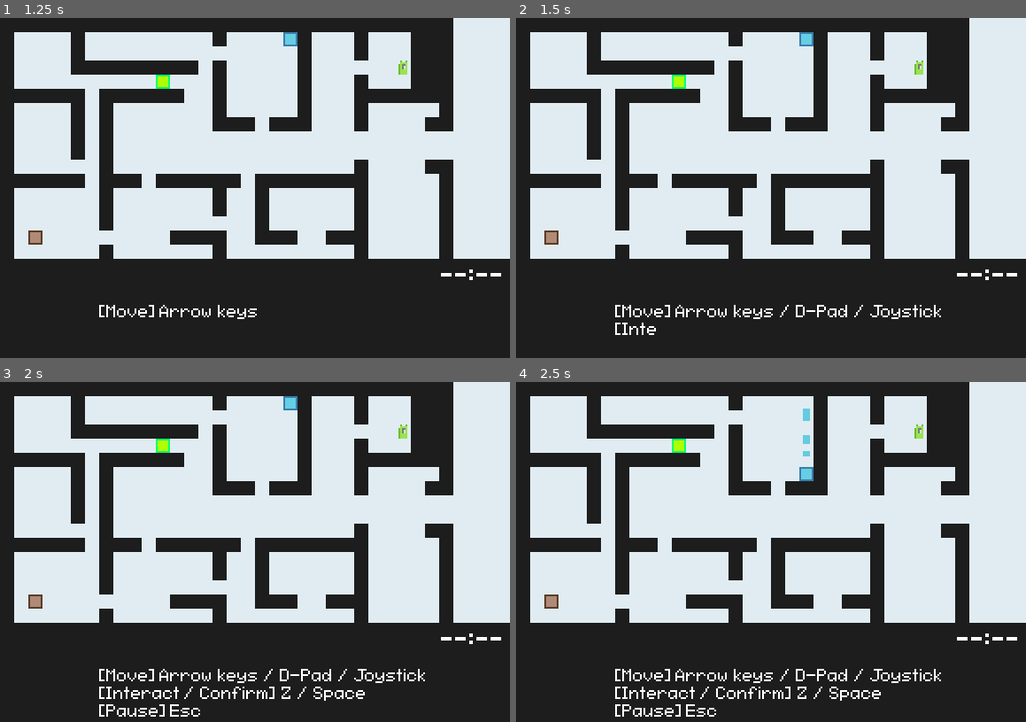
Above: before the commit, frames 1-4 (two rows, left to right).
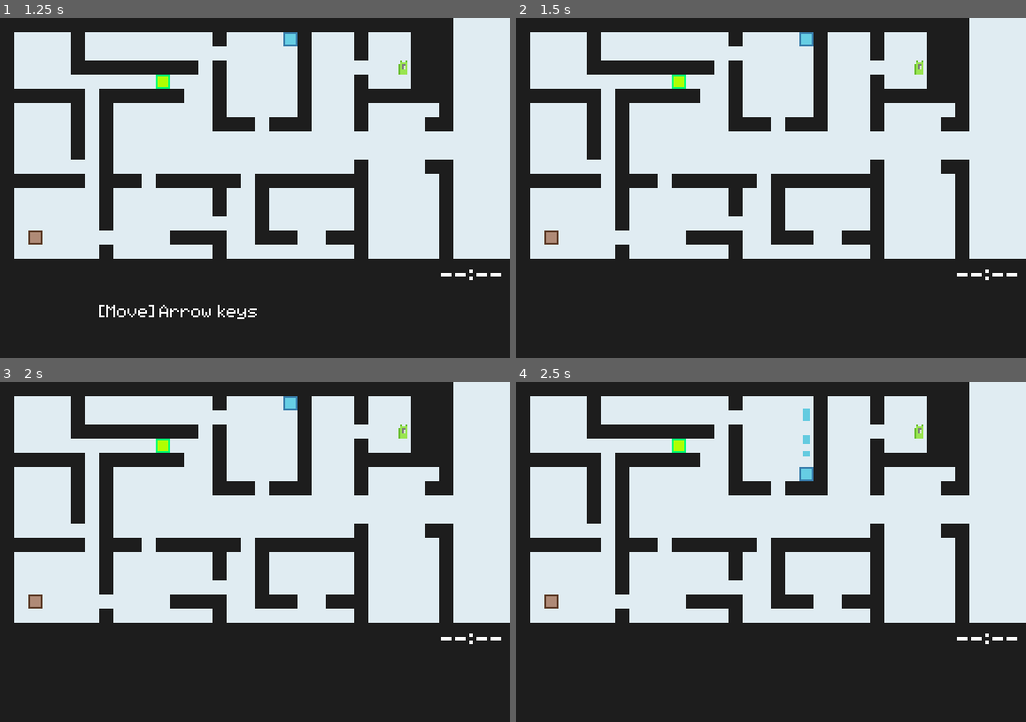
Above: after the commit, the same moments.

Repository: mewore/mini-jam-189-cooking
Game: Godot game, scene res://scenes/main_menu.tscn
Two runs of this game, one before a commit and one after it. Both use one fixed random seed, a clock stepped at 60 frames per second and the inputs below.
Inputs (mouse positions are in pixels of both pictures, inside the frame that each line leads up to):
- Up to frame 1 (1.25 s): click (255, 188) at 0.5 s
- Up to frame 2 (1.5 s): tap Enter (ui_accept) at 1.25 s; hold Right (move_right) from 1.28 s (still down); hold Enter (ui_accept) from 1.28 s (still down)
- Up to frame 3 (2 s): keep holding Right (move_right); keep holding Enter (ui_accept)
- Up to frame 4 (2.5 s): release Right (move_right) at 2.03 s; release Enter (ui_accept) at 2.03 s; hold Down (move_down) from 2.03 s (still down); tap Shift (dash) at 2.1 s; tap Enter (ui_accept) at 2.27, 2.3 s

Frame 1 is identical in both runs. In frame 2, 0.8% of the frame differs, in the area x 19-84%, y 84-94%; in frame 3, 1.4%, in the area x 19-84%, y 84-99%; in frame 4, 1.4%.

Commit message:
Add dialogue panel hint & Fix movement

Diff:
--- a/entities/player/player.gd
+++ b/entities/player/player.gd
@@ -66,7 +66,7 @@
 	for dir_index in range(direction_priority.size()):
 		var direction: Vector2i = direction_priority[dir_index]
 		var input_name: StringName = DIRECTION_INPUTS.get(direction)
-		if event.is_action_pressed(input_name):
+		if event.is_action_pressed(input_name) and event.get_action_strength(input_name) >= 1.0:
 			dir_index_to_hoist = dir_index
 			if steps_remaining > 0:
 				step_queue.append(direction)
--- a/project.godot
+++ b/project.godot
@@ -30,6 +30,24 @@
 
 [input]
 
+ui_accept={
+"deadzone": 0.5,
+"events": [Object(InputEventKey,"resource_local_to_scene":false,"resource_name":"","device":0,"window_id":0,"alt_pressed":false,"shift_pressed":false,"ctrl_pressed":false,"meta_pressed":false,"pressed":false,"keycode":4194309,"physical_keycode":0,"key_label":0,"unicode":0,"location":0,"echo":false,"script":null)
+, Object(InputEventKey,"resource_local_to_scene":false,"resource_name":"","device":0,"window_id":0,"alt_pressed":false,"shift_pressed":false,"ctrl_pressed":false,"meta_pressed":false,"pressed":false,"keycode":4194310,"physical_keycode":0,"key_label":0,"unicode":0,"location":0,"echo":false,"script":null)
+, Object(InputEventKey,"resource_local_to_scene":false,"resource_name":"","device":0,"window_id":0,"alt_pressed":false,"shift_pressed":false,"ctrl_pressed":false,"meta_pressed":false,"pressed":false,"keycode":32,"physical_keycode":0,"key_label":0,"unicode":32,"location":0,"echo":false,"script":null)
+, Object(InputEventKey,"resource_local_to_scene":false,"resource_name":"","device":0,"window_id":0,"alt_pressed":false,"shift_pressed":false,"ctrl_pressed":false,"meta_pressed":false,"pressed":false,"keycode":0,"physical_keycode":90,"key_label":0,"unicode":0,"location":0,"echo":false,"script":null)
+, Object(InputEventJoypadButton,"resource_local_to_scene":false,"resource_name":"","device":-1,"button_index":1,"pressure":0.0,"pressed":false,"script":null)
+, Object(InputEventJoypadButton,"resource_local_to_scene":false,"resource_name":"","device":-1,"button_index":0,"pressure":0.0,"pressed":false,"script":null)
+]
+}
+ui_select={
+"deadzone": 0.5,
+"events": [Object(InputEventJoypadButton,"resource_local_to_scene":false,"resource_name":"","device":0,"button_index":0,"pressure":0.0,"pressed":false,"script":null)
+, Object(InputEventKey,"resource_local_to_scene":false,"resource_name":"","device":0,"window_id":0,"alt_pressed":false,"shift_pressed":false,"ctrl_pressed":false,"meta_pressed":false,"pressed":false,"keycode":32,"physical_keycode":0,"key_label":0,"unicode":32,"location":0,"echo":false,"script":null)
+, Object(InputEventJoypadButton,"resource_local_to_scene":false,"resource_name":"","device":-1,"button_index":1,"pressure":0.0,"pressed":false,"script":null)
+, Object(InputEventKey,"resource_local_to_scene":false,"resource_name":"","device":0,"window_id":0,"alt_pressed":false,"shift_pressed":false,"ctrl_pressed":false,"meta_pressed":false,"pressed":false,"keycode":0,"physical_keycode":90,"key_label":0,"unicode":0,"location":0,"echo":false,"script":null)
+]
+}
 move_left={
 "deadzone": 0.2,
 "events": [Object(InputEventKey,"resource_local_to_scene":false,"resource_name":"","device":0,"window_id":0,"alt_presse …(194 unchanged characters)…
@@ -65,7 +83,7 @@
 dash={
 "deadzone": 0.2,
 "events": [Object(InputEventKey,"resource_local_to_scene":false,"resource_name":"","device":-1,"window_id":0,"alt_press …(195 unchanged characters)…
-, Object(InputEventKey,"resource_local_to_scene":false,"resource_name":"","device":0,"window_id":0,"alt_pressed":false,"shift_pressed":false,"ctrl_pressed":false,"meta_pressed":false,"pressed":false,"keycode":0,"physical_keycode":90,"key_label":0,"unicode":0,"location":0,"echo":false,"script":null)
+, Object(InputEventKey,"resource_local_to_scene":false,"resource_name":"","device":0,"window_id":0,"alt_pressed":false,"shift_pressed":false,"ctrl_pressed":false,"meta_pressed":false,"pressed":false,"keycode":0,"physical_keycode":88,"key_label":0,"unicode":0,"location":0,"echo":false,"script":null)
 , Object(InputEventJoypadButton,"resource_local_to_scene":false,"resource_name":"","device":-1,"button_index":0,"pressure":0.0,"pressed":false,"script":null)
 ]
 }
--- a/scenes/game0.tscn
+++ /dev/null
@@ -1,15 +0,0 @@
-[gd_scene format=3 uid="uid://psppm3fs1ume"]
-
-[node name="Game" type="Node2D"]
-
-[node name="TableThing" type="Polygon2D" parent="."]
-color = Color(0.78, 0.75972, 0.7332, 1)
-polygon = PackedVector2Array(0, 104, 288, 104, 288, 168, 0, 168)
-
-[node name="Polygon2D" type="Polygon2D" parent="."]
-position = Vector2(24, 0)
-polygon = PackedVector2Array(16, 104, 16, 8, 72, 8, 72, 104)
-
-[node name="Polygon2D2" type="Polygon2D" parent="."]
-position = Vector2(176, 0)
-polygon = PackedVector2Array(16, 104, 16, 8, 72, 8, 72, 104)
--- a/ui/dialogue_panel.gd
+++ b/ui/dialogue_panel.gd
@@ -4,7 +4,9 @@
 
 @onready var speaker_avatar: TextureRect = get_node("SpeakerAvatar")
 @onready var speaker_name_label: Label = get_node("TextContainer/Title/SpeakerName")
-@onready var dialogue_label: Label = get_node("TextContainer/Dialogue")
+@onready var dialogue_label: Label = get_node("TextContainer/Content/Dialogue")
+@onready var hint_label: Label = get_node("TextContainer/Content/Hint")
+@onready var hint_label_animator: AnimationPlayer = get_node("TextContainer/Content/Hint/HintAnimator")
 @onready var time_label: Label = get_node("TextContainer/Title/TimeText")
 
 @export var alien_avatar: Texture2D
@@ -33,6 +35,17 @@
 	speaker_name_label.text = get_speaker_name(speaker)
 	dialogue_label.text = text
 	displayed_char_count = 0
+	hint_label_animator.play()
+
+func clear_text() -> void:
+	speaker_avatar.texture = null
+	speaker_name_label.text = ""
+	dialogue_label.text = ""
+
+func _input(event: InputEvent) -> void:
+	if event.is_action_pressed("ui_accept") and not dialogue_label.text.is_empty():
+		clear_text()
+		get_viewport().set_input_as_handled()
 
 func _ready() -> void:
 	display_text(E.Speaker.NARRATOR, "\n".join([
@@ -44,3 +57,6 @@
 func _process(delta: float) -> void:
 	displayed_char_count = min(displayed_char_count + text_speed * delta, dialogue_label.text.length())
 	dialogue_label.visible_characters = round(displayed_char_count)
+	if dialogue_label.text.is_empty() and hint_label_animator.is_playing():
+		hint_label_animator.stop()
+		hint_label.visible = false
--- a/ui/dialogue_panel.tscn
+++ b/ui/dialogue_panel.tscn
@@ -10,6 +10,44 @@
 
 [sub_resource type="LabelSettings" id="LabelSettings_lbhrr"]
 line_spacing = -6.0
+
+[sub_resource type="Animation" id="Animation_fhdyl"]
+resource_name = "hint_blink"
+length = 2.0
+loop_mode = 1
+tracks/0/type = "value"
+tracks/0/imported = false
+tracks/0/enabled = true
+tracks/0/path = NodePath(".:visible")
+tracks/0/interp = 1
+tracks/0/loop_wrap = true
+tracks/0/keys = {
+"times": PackedFloat32Array(0, 1),
+"transitions": PackedFloat32Array(1, 1),
+"update": 1,
+"values": [false, true]
+}
+
+[sub_resource type="Animation" id="Animation_nld1p"]
+length = 0.001
+tracks/0/type = "value"
+tracks/0/imported = false
+tracks/0/enabled = true
+tracks/0/path = NodePath(".:visible")
+tracks/0/interp = 1
+tracks/0/loop_wrap = true
+tracks/0/keys = {
+"times": PackedFloat32Array(0),
+"transitions": PackedFloat32Array(1),
+"update": 1,
+"values": [true]
+}
+
+[sub_resource type="AnimationLibrary" id="AnimationLibrary_t7suw"]
+_data = {
+&"RESET": SubResource("Animation_nld1p"),
+&"hint_blink": SubResource("Animation_fhdyl")
+}
 
 [node name="DialoguePanel" type="HBoxContainer"]
 offset_top = 136.0
@@ -66,15 +104,34 @@
 layout_mode = 2
 text = "--:--"
 
-[node name="Dialogue" type="Label" parent="TextContainer"]
+[node name="Content" type="HBoxContainer" parent="TextContainer"]
+layout_mode = 2
+
+[node name="Dialogue" type="Label" parent="TextContainer/Content"]
 custom_minimum_size = Vector2(32, 32)
 layout_mode = 2
+size_flags_horizontal = 3
 size_flags_vertical = 3
 text = "Bring me... sustanance. Human. :D"
 label_settings = SubResource("LabelSettings_lbhrr")
 autowrap_mode = 2
 text_overrun_behavior = 3
 
+[node name="Hint" type="Label" parent="TextContainer/Content"]
+layout_mode = 2
+size_flags_vertical = 1
+text = "[Z]"
+horizontal_alignment = 1
+vertical_alignment = 2
+
+[node name="HintAnimator" type="AnimationPlayer" parent="TextContainer/Content/Hint"]
+libraries = {
+&"": SubResource("AnimationLibrary_t7suw")
+}
+autoplay = "hint_blink"
+
+[node name="HintTimer" type="Timer" parent="TextContainer/Content"]
+
 [node name="Spacer2" type="Control" parent="."]
 layout_mode = 2
 
Not shown: 1 places in ui/dialogue_panel.tscn that only renumber resources
